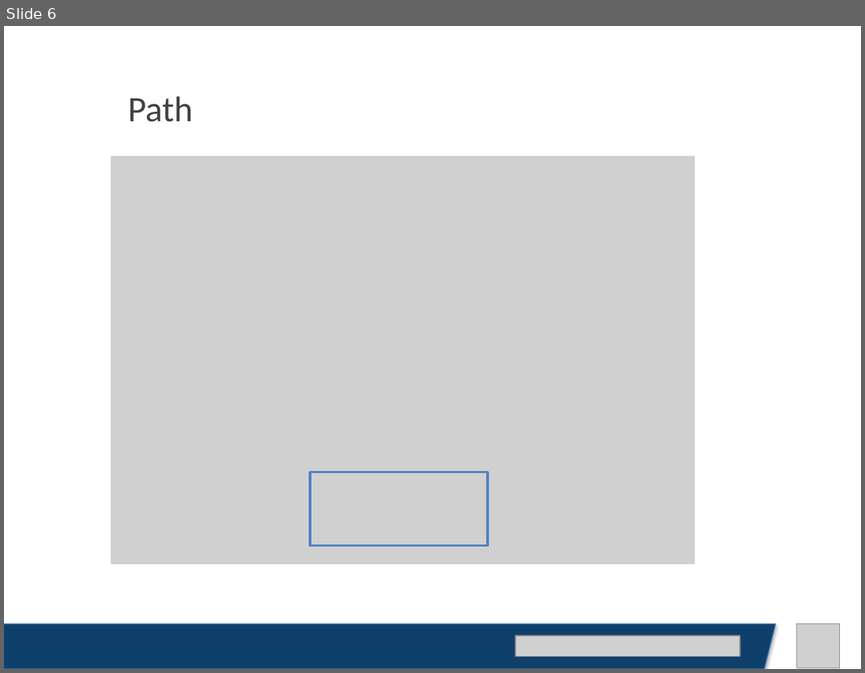
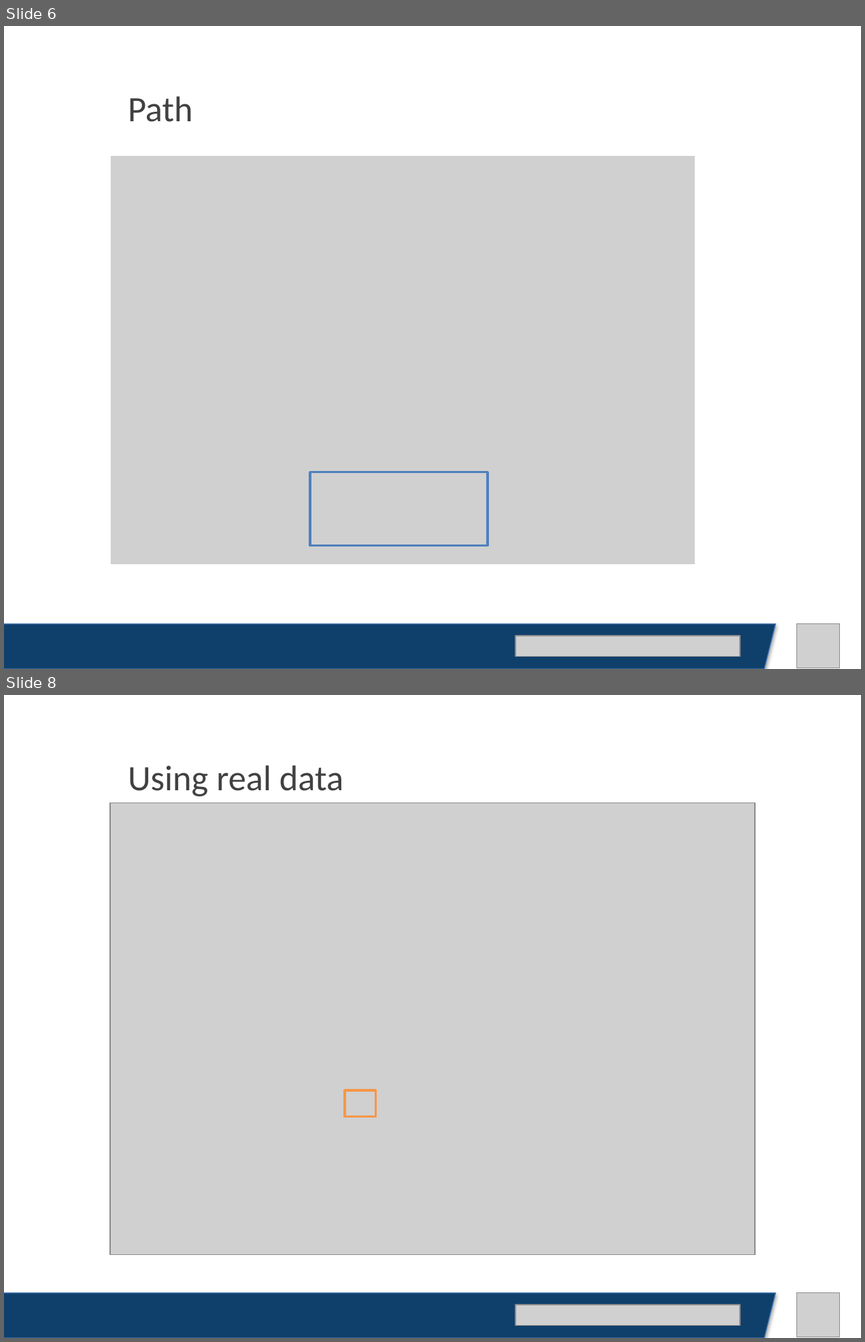
Before and after one commit to alessiaguida/Bathymetry, a slide deck: slides/presentazione 28-05-19.pptx. Shown one above the other, each under a label of ours: slide 6 before the commit, slides 6 and 8 after it; the slides between them are not shown. The pictures are 865x673 and 865x1342 pixels, drawn with LibreOffice and Linux fonts; fonts in the diff are those of the drawing; grey boxes stand for pictures. Boxes give left, top, right and bottom in pixels: in the first picture for what was removed or moved away, otherwise in the second. Text is boxed around its words. In the diff, an @@ line names an element or a change of style, - is before the commit and + after.

```diff
--- a/slides/presentazione 28-05-19.pptx
+++ b/slides/presentazione 28-05-19.pptx
@@ slide 8 added at <box>4,695,861,1338</box>, background #FFFFFF @@
@@ text added at <box>128,765,343,796</box>, 30 pt, text #414141 @@
+Using real data
@@ picture added at <box>110,803,755,1255</box> @@
@@ rectangle added at <box>345,1090,376,1117</box>, outline #F79646 2 pt @@
@@ parallelogram added at <box>4,1292,776,1338</box>, fill #0F406B, outline #4B7EBC 0.75 pt @@
@@ picture added at <box>515,1304,740,1325</box> @@
@@ picture added at <box>797,1292,839,1336</box> @@
```
Also in this commit, not shown: 5 slides changed, 2 other slides added, 1 other file.
